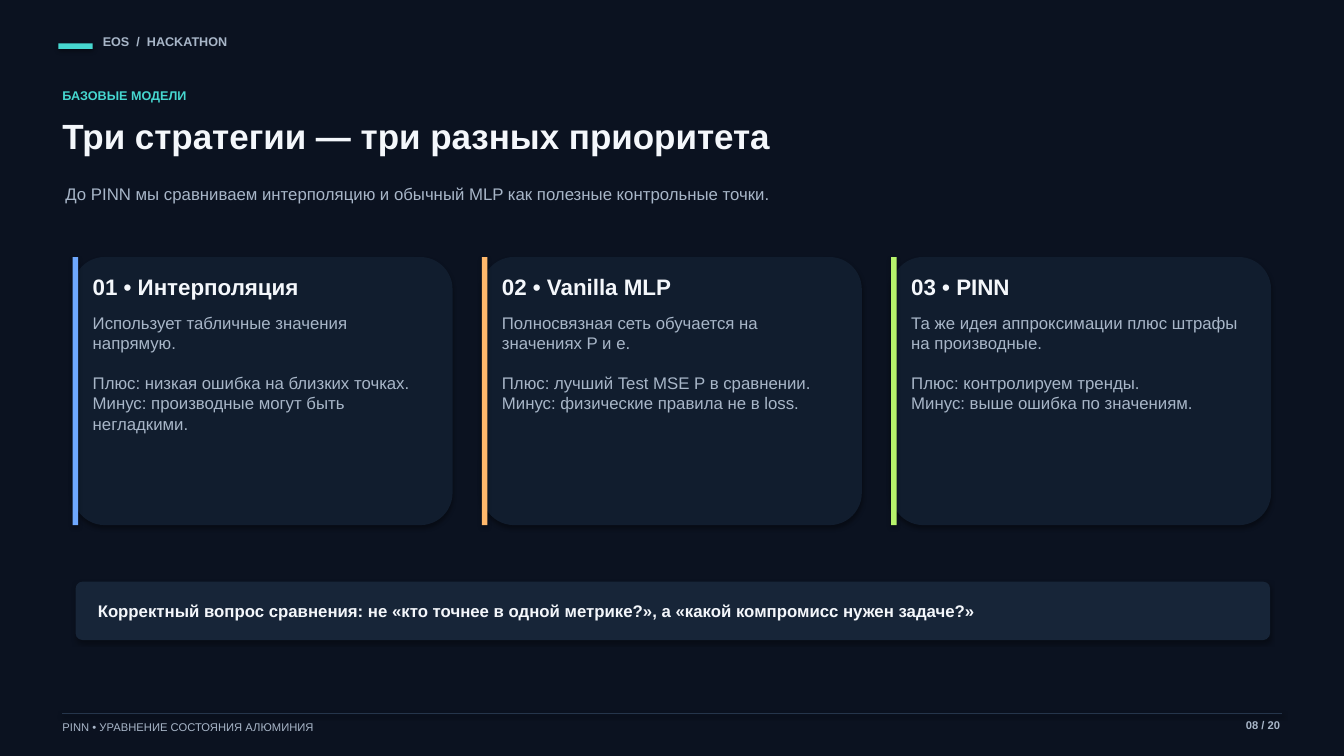
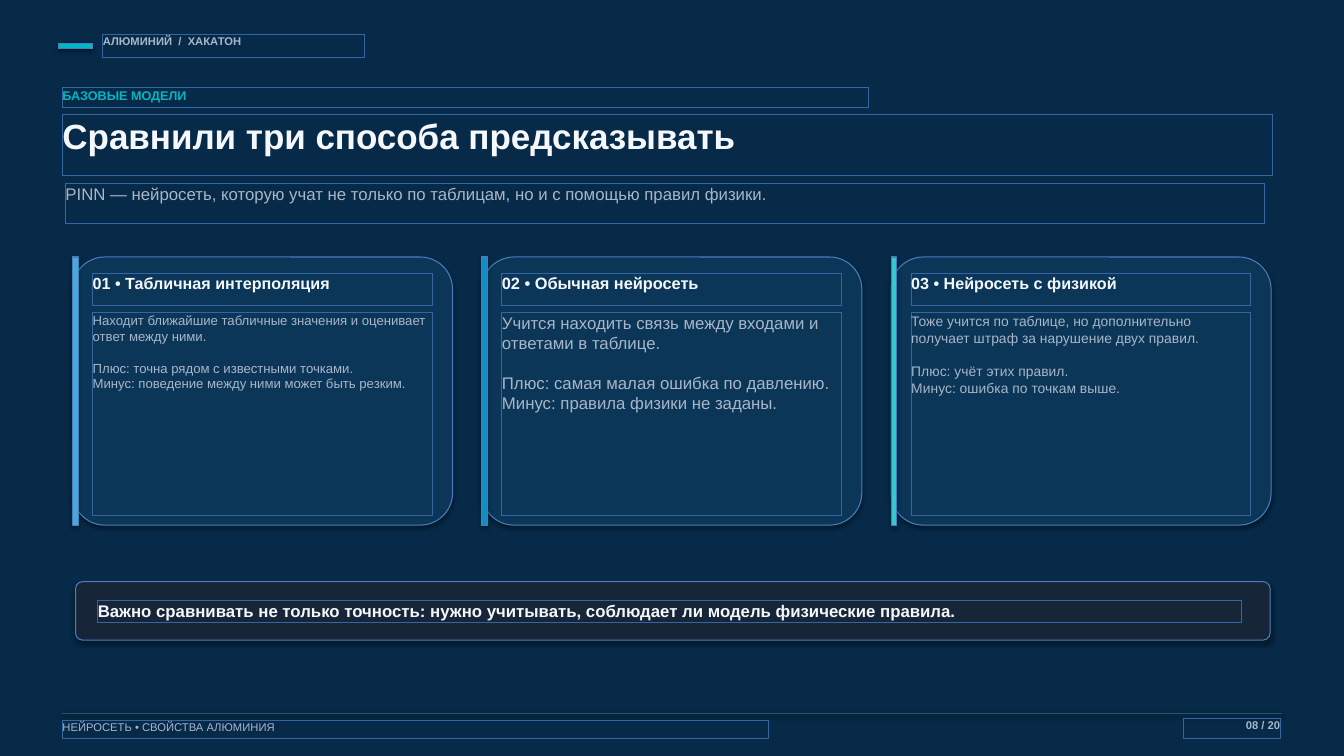
Before and after one commit to AtesiT/testPresentation, a slide deck: slide 8 of Презентация_хакатон_EOS_алюминия.pptx. Drawn at 1344x756 pixels with LibreOffice and Linux fonts; fonts in the diff are those of the drawing. Boxes give left, top, right and bottom in pixels: in the first picture for what was removed or moved away, otherwise in the second. Text is boxed around its words. In the diff, an @@ line names an element or a change of style, - is before the commit and + after.

```diff
--- a/Презентация_хакатон_EOS_алюминия.pptx
+++ b/Презентация_хакатон_EOS_алюминия.pptx
@@ background #0B1220 to #062A48 @@
@@ rectangle at (58, 43, 93, 49): fill #46D7D0 to #00B7C7 @@
@@ text at (103, 36, 241, 45): text changed; size 9 to 8 pt @@
-EOS / HACKATHON
+АЛЮМИНИЙ / ХАКАТОН
@@ text "БАЗОВЫЕ МОДЕЛИ" at (62, 90, 186, 103): text colour #46D7D0 to #00B7C7 @@
@@ text at (62, 121, 735, 156): text changed @@
-Три стратегии — три разных приоритета
+Сравнили три способа предсказывать
@@ text at (65, 186, 767, 204): text changed @@
-До PINN мы сравниваем интерполяцию и обычный MLP как полезные контрольные точки.
+PINN — нейросеть, которую учат не только по таблицам, но и с помощью правил физики.
@@ rectangle at (73, 257, 79, 525): fill #6EA8FE to #45A9E0 @@
@@ rectangle at (482, 257, 488, 525): fill #FFB86B to #168CC4 @@
@@ fill #111D2E to #0B3658 in 3 elements at (73, 257, 453, 525), (482, 257, 862, 525), (891, 257, 1271, 525) @@
@@ rectangle at (891, 257, 897, 525): fill #B6F36B to #35C7D2 @@
@@ text at (93, 277, 329, 293): text changed; size 16 to 11.5 pt @@
-01 • Интерполяция
+01 • Табличная интерполяция
@@ text at (502, 276, 699, 293): text changed; size 16 to 11.6 pt @@
-02 • Vanilla MLP
+02 • Обычная нейросеть
@@ text at (911, 276, 1117, 293): text changed; size 16 to 11.5 pt @@
-03 • PINN
+03 • Нейросеть с физикой
@@ text at (93, 315, 426, 391): text changed; size 12 to 9.4 pt @@
-Использует табличные значения напрямую.
-Плюс: низкая ошибка на близких точках.
-Минус: производные могут быть негладкими.
+Находит ближайшие табличные значения и оценивает ответ между ними.
+Плюс: точна рядом с известными точками.
+Минус: поведение между ними может быть резким.
@@ text at (502, 317, 830, 413): text changed @@
-Полносвязная сеть обучается на значениях P и e.
-Плюс: лучший Test MSE P в сравнении.
-Минус: физические правила не в loss.
+Учится находить связь между входами и ответами в таблице.
+Плюс: самая малая ошибка по давлению.
+Минус: правила физики не заданы.
@@ text at (911, 315, 1199, 396): text changed; size 12 to 10 pt @@
-Та же идея аппроксимации плюс штрафы на производные.
-Плюс: контролируем тренды.
-Минус: выше ошибка по значениям.
+Тоже учится по таблице, но дополнительно получает штраф за нарушение двух правил.
+Плюс: учёт этих правил.
+Минус: ошибка по точкам выше.
@@ text at (98, 604, 955, 621): text changed @@
-Корректный вопрос сравнения: не «кто точнее в одной метрике?», а «какой компромисс нужен задаче?»
+Важно сравнивать не только точность: нужно учитывать, соблюдает ли модель физические правила.
@@ line (63, 714) - (1282, 714): stroke #25354B 0.8 pt to #28516D 0.8 pt @@
@@ text at (62, 723, 275, 734): text changed @@
-PINN • УРАВНЕНИЕ СОСТОЯНИЯ АЛЮМИНИЯ
+НЕЙРОСЕТЬ • СВОЙСТВА АЛЮМИНИЯ
```
Also in this commit, not shown: 19 other slides changed.
